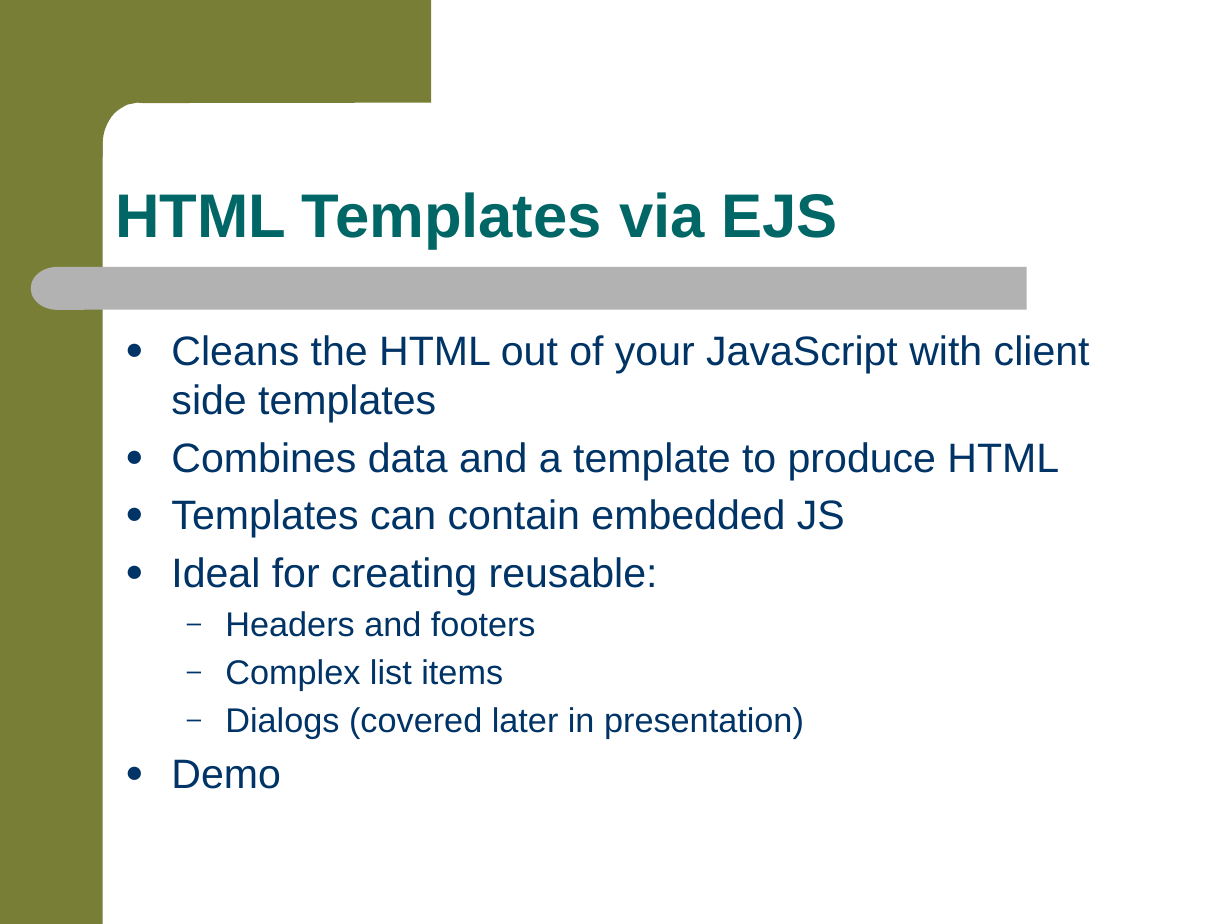
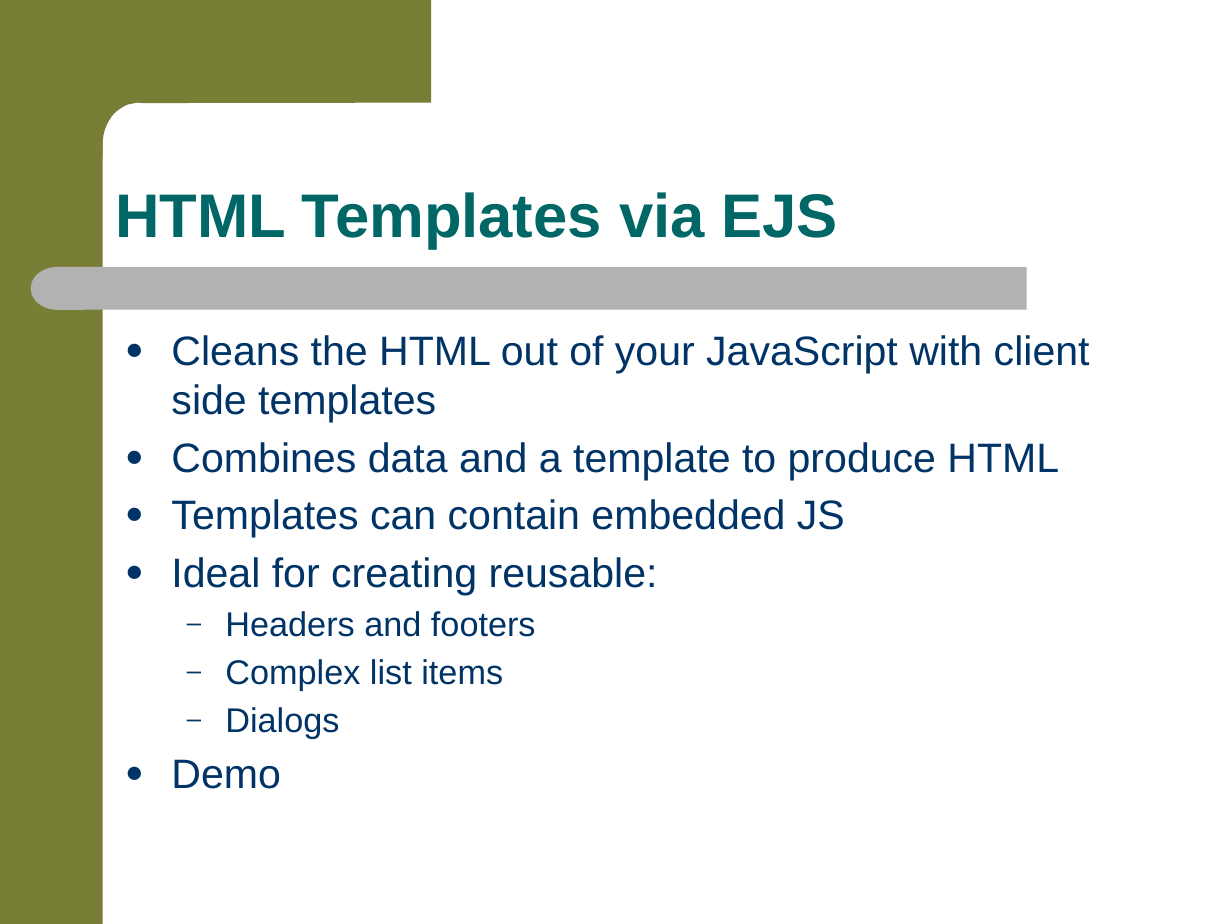
Before and after one commit to jkwuc89/RealPhonegapApp, a slide deck: slide 13 of RealWorldMobileAppDevelopment.pptx (slide 12 before the commit). Drawn at 1232x924 pixels with LibreOffice and Linux fonts; fonts in the diff are those of the drawing; background and template pictures are left out. Boxes give left, top, right and bottom in pixels: in the first picture for what was removed or moved away, otherwise in the second. Text is boxed around its words. In the diff, an @@ line names an element or a change of style, - is before the commit and + after.

```diff
--- a/RealWorldMobileAppDevelopment.pptx
+++ b/RealWorldMobileAppDevelopment.pptx
@@ text at (x1=225, y1=707, x2=339, y2=738): text changed @@
-  – Dialogs (covered later in presentation)
+  – Dialogs
```
Also in this commit, not shown: 11 other slides changed, 4 slides added.
